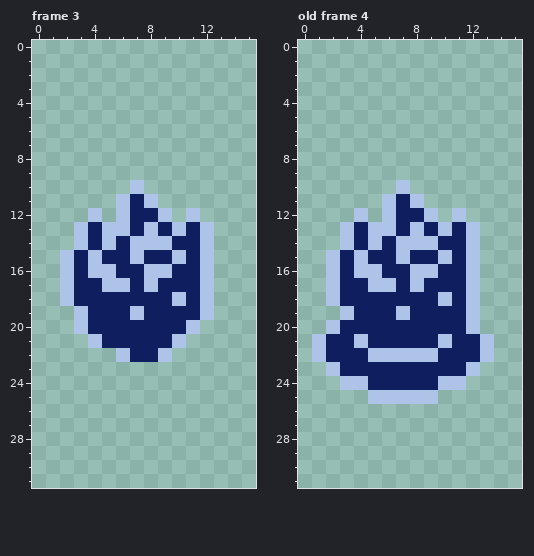
Pixel-art file, stored at Assets/Aseprite/Player/Player_Burrow_WIP.aseprite. The picture above is the old version.
16x32 pixels, 4 frames. Shown: frame 3, old frame 4. The commit also changed other frames, which this record leaves out.
After:
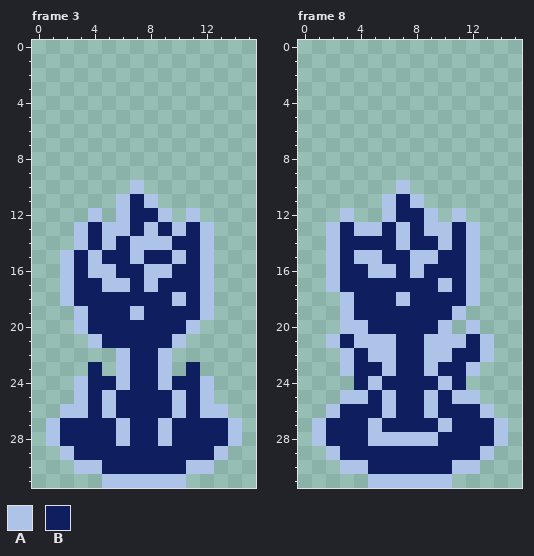
Palette (. is transparent): A #adc3e8  B #0e1e5e
A new or re-ordered frame is compared with the old frame closest to it.
The exact change:
frames 4 -> 9
layer "Body" now shown
layer "Arms" added
layer "Layer 2" added
Frame 3:
y 23: x 4 . -> B; x 6..9 .... -> ABBA; x 11 . -> B
y 24: x 3..12 .......... -> ABBABBABBA
y 25: x 3..12 .......... -> ABABBBBABA
y 26: x 2..13 ............ -> AABABBBBABAA
y 27..28: x 1..14 .............. -> ABBBBABBABBBBA
y 29: x 2..13 ............ -> ABBBBBBBBBBA
y 30: x 3..12 .......... -> AABBBBBBAA
y 31: x 5..10 ...... -> AAAAAA
Frame 8 is new; against old frame 4:
y 12: x 3..4 .A -> A.
y 13: x 2..4 .AB -> ABA; x 6..9 ABAB -> BABA
y 14: x 2..3 .A -> AB; x 5 A -> B; x 8..10 AAB -> BBA
y 15: x 5 B -> A; x 7..10 ABBA -> BAAB
y 16: x 4 A -> B; x 6 B -> A; x 9 A -> B
y 17: x 5..6 AA -> BB; x 8 A -> B; x 10 B -> A
y 18: x 2..3 AB -> .A; x 7 B -> A; x 10 A -> B
y 19: x 7 A -> B; x 11..12 BA -> A.
y 20: x 2..4 ABB -> .AA; x 10..11 BB -> A.
y 21: x 1..2 AB -> .A; x 5..6 BB -> AA; x 9 B -> A; x 11 B -> A
y 22: x 1..3 ABB -> ..A; x 7..8 AA -> BB; x 10 B -> A
y 23: x 2..3 AB -> .A; x 6 B -> A; x 9 B -> A
y 24: x 3..5 AAB -> .BA; x 11 A -> B
y 25: x 3..5 ..A -> AAB; x 7..8 AA -> BB; x 10..12 ... -> BAA
y 26: x 2..13 ............ -> ABBBABBABBBA
y 27: x 1..14 .............. -> ABBBABBBBABBBA
y 28: x 1..14 .............. -> ABBBAAAAABBBBA
y 29: x 2..13 ............ -> ABBBBBBBBBBA
y 30: x 3..12 .......... -> AABBBBBBAA
y 31: x 5..10 ...... -> AAAAAA
